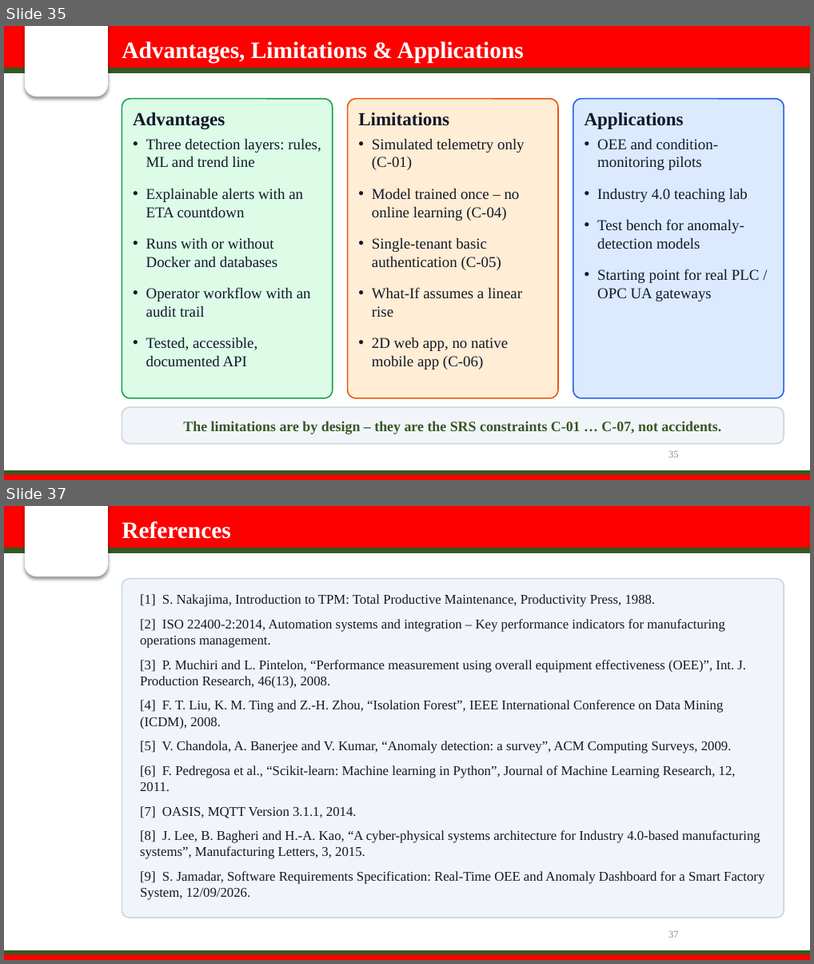
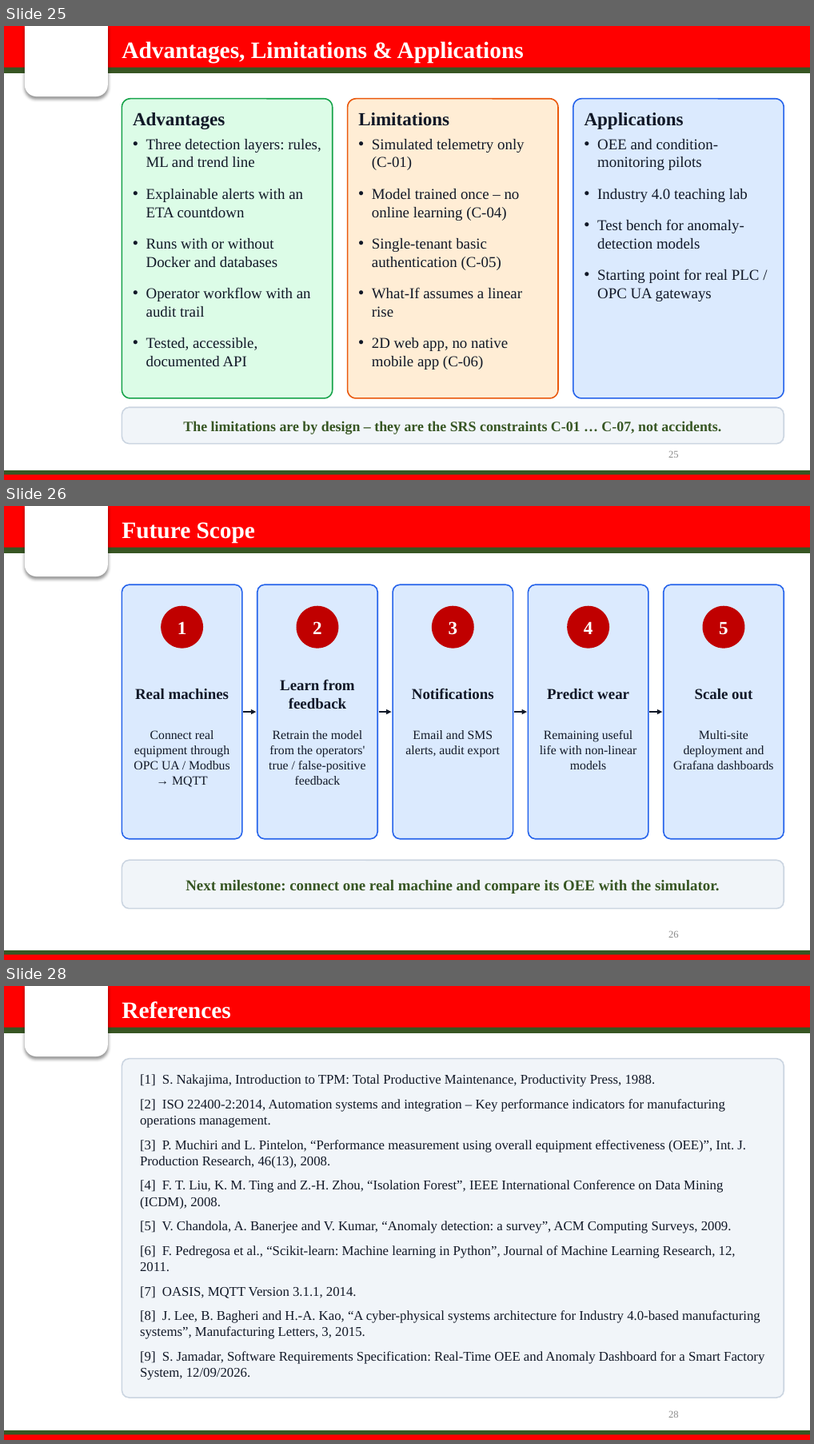
Before and after one commit to sanika-2811/oee-smart-factory, a slide deck: presentation/OEE_Smart_Factory_Presentation.pptx. Shown one above the other, each under a label of ours: slides 35 and 37 before the commit, slides 25, 26 and 28 after it; the slides between them are not shown. The pictures are 814x964 and 814x1444 pixels, drawn with LibreOffice and Linux fonts; fonts in the diff are those of the drawing; background and template pictures are left out. Boxes give left, top, right and bottom in pixels: in the first picture for what was removed or moved away, otherwise in the second. Text is boxed around its words. In the diff, an @@ line names an element or a change of style, - is before the commit and + after.

```diff
--- a/presentation/OEE_Smart_Factory_Presentation.pptx
+++ b/presentation/OEE_Smart_Factory_Presentation.pptx
@@ slide 26 added at <box>4,506,810,960</box>, background #FFFFFF; not listed: 5 template elements that a slide beside it also shows @@
@@ text added at <box>122,522,255,543</box>, 28 pt, text #FFFFFF, bold @@
+Future Scope
@@ rounded rectangle added at <box>122,584,242,839</box>, fill #DBEAFE, outline #2563EB 1.5 pt @@
@@ rounded rectangle added at <box>258,584,378,839</box>, fill #DBEAFE, outline #2563EB 1.5 pt @@
@@ rounded rectangle added at <box>393,584,514,839</box>, fill #DBEAFE, outline #2563EB 1.5 pt @@
@@ rounded rectangle added at <box>529,584,649,839</box>, fill #DBEAFE, outline #2563EB 1.5 pt @@
@@ rounded rectangle added at <box>664,584,784,839</box>, fill #DBEAFE, outline #2563EB 1.5 pt @@
@@ ellipse added at <box>162,606,204,648</box>, fill #C00000, 22 pt, text #FFFFFF, bold @@
+1
@@ ellipse added at <box>296,606,338,648</box>, fill #C00000, 22 pt, text #FFFFFF, bold @@
+2
@@ ellipse added at <box>432,606,474,648</box>, fill #C00000, 22 pt, text #FFFFFF, bold @@
+3
@@ ellipse added at <box>567,606,610,648</box>, fill #C00000, 22 pt, text #FFFFFF, bold @@
+4
@@ ellipse added at <box>702,606,745,648</box>, fill #C00000, 22 pt, text #FFFFFF, bold @@
+5
@@ text added at <box>135,688,230,699</box>, 18 pt, text #111827, bold @@
+Real machines
@@ text added at <box>280,679,355,708</box>, 18 pt, text #111827, bold @@
+Learn from feedback
@@ text added at <box>412,688,494,699</box>, 18 pt, text #111827, bold @@
+Notifications
@@ text added at <box>547,688,630,699</box>, 18 pt, text #111827, bold @@
+Predict wear
@@ text added at <box>695,688,753,699</box>, 18 pt, text #111827, bold @@
+Scale out
@@ arrow added from (243, 712) to (256, 712), #111827 2 pt @@
@@ arrow added from (379, 712) to (392, 712), #111827 2 pt @@
@@ arrow added from (514, 712) to (527, 712), #111827 2 pt @@
@@ arrow added from (650, 712) to (662, 712), #111827 2 pt @@
@@ text added at <box>134,730,230,787</box>, 15 pt, text #111827 @@
+Connect real equipment through OPC UA / Modbus → MQTT
@@ text added at <box>269,730,366,784</box>, 15 pt, text #111827 @@
+Retrain the model from the operators' true / false-positive feedback
@@ text added at <box>406,730,500,757</box>, 15 pt, text #111827 @@
+Email and SMS alerts, audit export
@@ text added at <box>540,730,638,769</box>, 15 pt, text #111827 @@
+Remaining useful life with non-linear models
@@ text added at <box>674,730,774,769</box>, 15 pt, text #111827 @@
+Multi-site deployment and Grafana dashboards
@@ rounded rectangle added at <box>122,860,784,908</box>, fill #F1F5F9, outline #CBD5E1 1.5 pt, 18 pt, text #375623, bold @@
+Next milestone: connect one real machine and compare its OEE with the simulator.
@@ page number added at <box>669,931,679,937</box>, 12 pt, text #8C8C8C @@
+26
@@ what was slide 35 is now slide 25 @@
@@ page number at <box>669,451,679,457</box>: text changed @@
-35
+25
@@ what was slide 37 is now slide 28 @@
@@ page number at <box>669,1411,679,1417</box>: text changed @@
-37
+28
```
Also in this commit, not shown: 3 slides changed, 4 other slides added, 14 slides removed, 13 other files.
